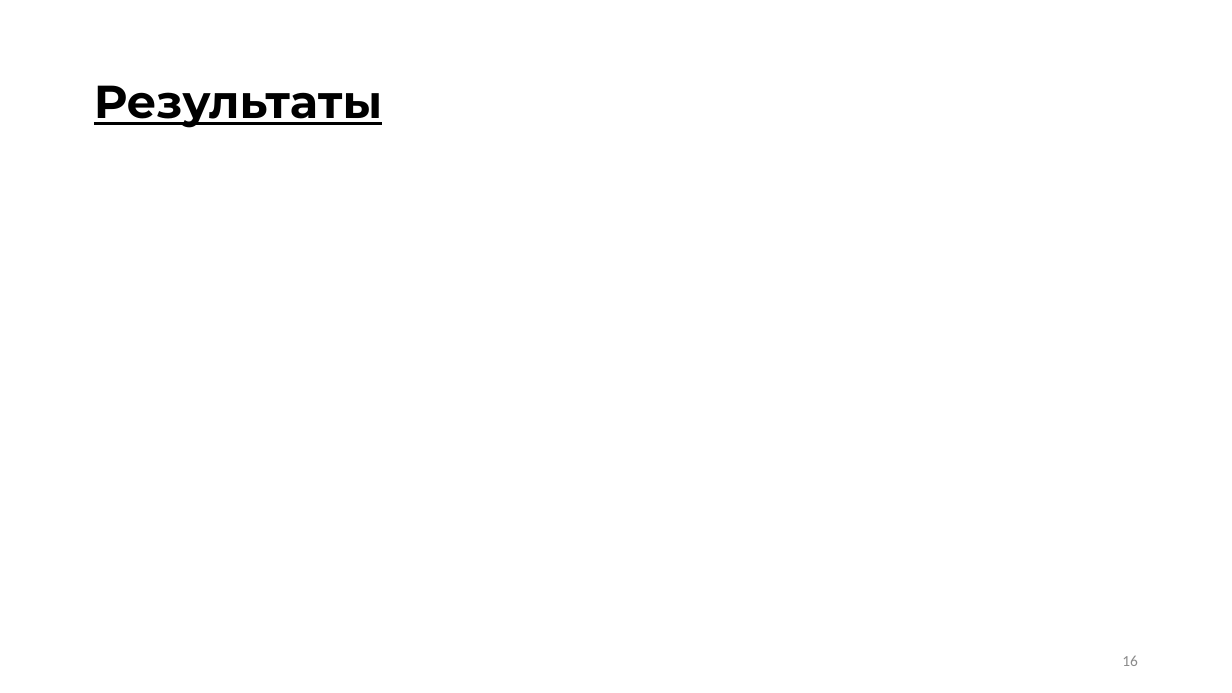
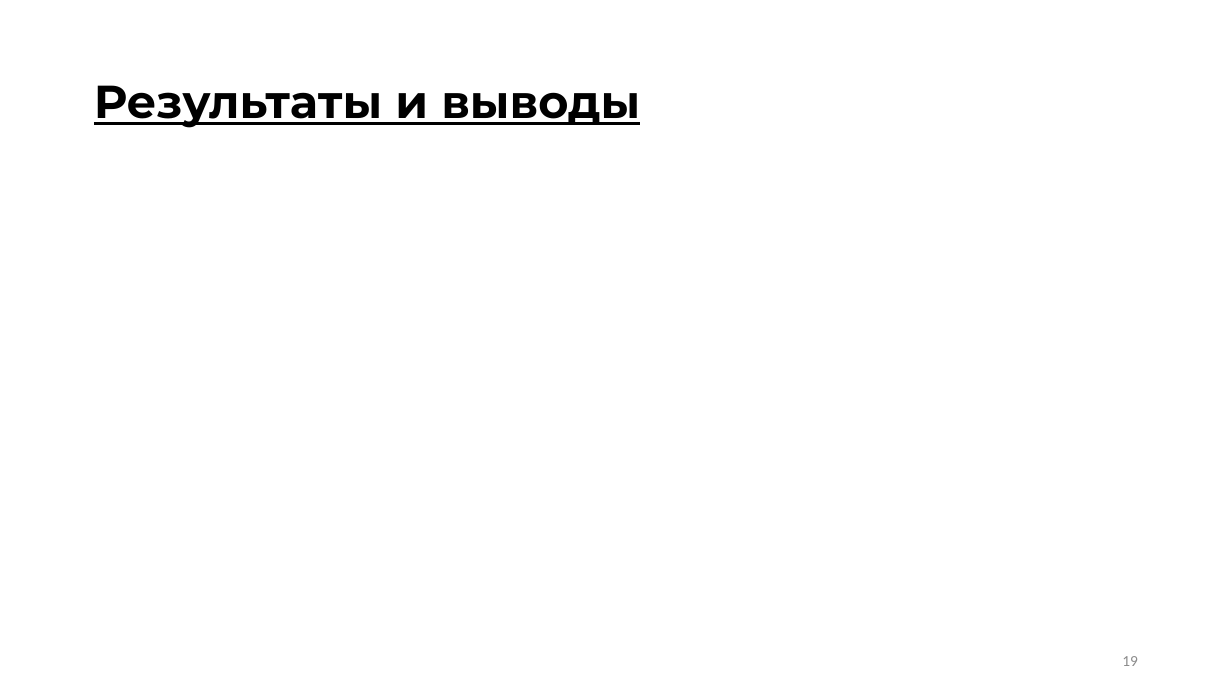
Before and after one commit to ulanich/msu, a slide deck: slide 19 of МАГ.ДИСС/предзащита.pptx (slide 16 before the commit). Drawn at 1232x693 pixels with LibreOffice and Linux fonts; fonts in the diff are those of the drawing; grey boxes stand for pictures. Boxes give left, top, right and bottom in pixels: in the first picture for what was removed or moved away, otherwise in the second. Text is boxed around its words. In the diff, an @@ line names an element or a change of style, - is before the commit and + after.

```diff
--- a/МАГ.ДИСС/предзащита.pptx
+++ b/МАГ.ДИСС/предзащита.pptx
@@ title at (94,85,640,128): text changed @@
-Результаты
+Результаты и выводы
@@ page number at (1122,656,1138,666): text changed @@
-16
+19
```
Also in this commit, not shown: 14 other slides changed, 6 slides added, 3 other files.
